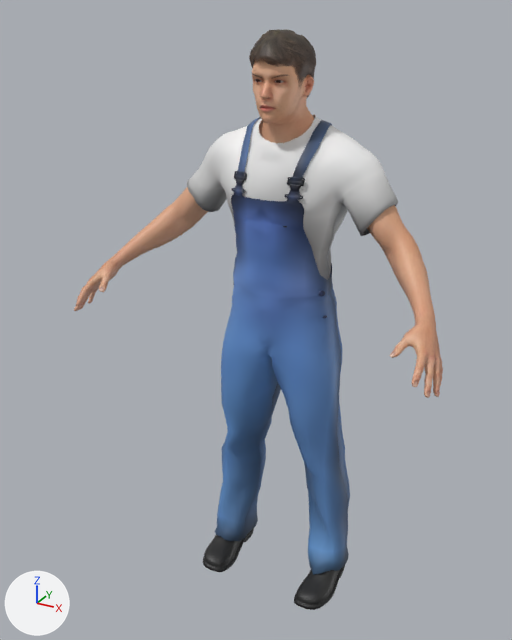
An edit to the FBX model assets/models/adrian.fbx, drawn before and after from the same camera.
Rendered twice from a 50 mm camera at (1.08, -2.21, 2.2) aimed at (-0.05, -0.15, 1.17). Every picture has the same lights, and +X, +Y and +Z are marked at lower left. The older version comes first. Where no turn or scale is listed for an object, it has been applied to the vertices.

Objects in the first picture: 'adrian_body', 'adrian_body.male_worksuit01', 'adrian_body.shoes04', 'adrian_body.short02'.
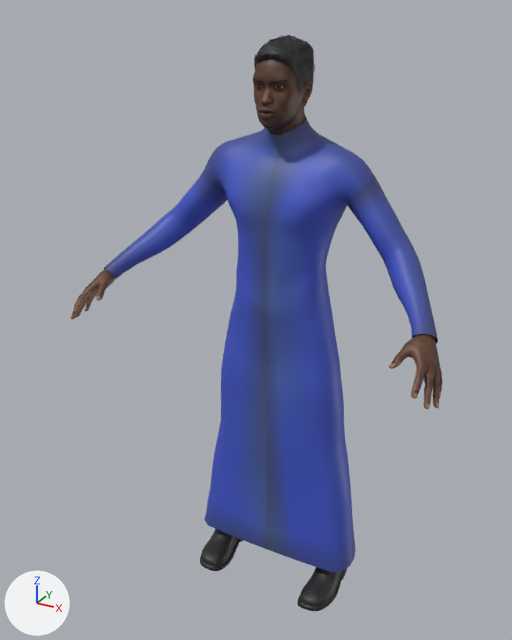
Boxes [x1, y1, x2, y2] around the edits, measured in the pictures (512 x 640 px; the box of a moved part takes in the faces that stretch with it):
'adrian_body.maciekg_wizard_robe', added (blue): after [104, 116, 438, 572]
'adrian_body.male_worksuit01', deleted: before [187, 114, 398, 575]
'adrian_body', surface changed, reshaped: before [74, 60, 443, 398]; after [71, 59, 443, 409]
'adrian_body.shoes04', reshaped: before [203, 528, 345, 610]; after [200, 529, 347, 611]
'adrian_body.short02', reshaped (9% narrower): before [249, 29, 316, 98]; after [254, 35, 315, 106]
part 3 of me_shoes04_003, moved or reshaped: before [294, 566, 345, 610]; after [297, 567, 347, 611]
part 4 of me_shoes04_003, moved or reshaped: before [203, 528, 254, 572]; after [200, 529, 243, 571]

Edits to the bpy script that builds the scene:
```text
Change mat_adrian_body_body_fbx:
    mat_adrian_body_body_fbx.texture: img_young_lightskinned_male_diffuse_png_1024_png -> img_young_darkskinned_male_diffuse_png_1024_png
Change me_base_016:
    remove me_base_016.from_pydata(...)  # 8428 vertices, 8384 faces; spans x -0.682..0.682, y -0.452..0.068, z 1.172..2.126
    add me_base_016.from_pydata(...)  # 7706 vertices, 7622 faces; spans x -0.688..0.688, y -0.468..0.052, z 0.198..2.108
    me_base_016 part 1: 10 vertices moved within x -0.664..0.664, y -0.41..-0.061, z 1.203..1.982; 8409 vertices removed from x -0.682..0.682, y -0.452..0.068, z 1.172..2.126; 7647 vertices added at x -0.688..0.688, y -0.468..0.052, z 1.144..2.108
    other edits to the shape of me_base_016 do not show in these pictures
Change me_shoes04_003:
    remove me_shoes04_003.from_pydata(...)  # 1722 vertices, 1660 faces; spans x -0.295..0.295, y -0.252..0.078, z -0.003..0.268
    add me_shoes04_003.from_pydata(...)  # 1722 vertices, 1660 faces; spans x -0.307..0.307, y -0.254..0.074, z -0.004..0.27
    me_shoes04_003 part 3: the loose piece of 717 vertices spanning x 0.158..0.295, y -0.252..0.078, z -0.003..0.129 is multiplied about its middle by the matrix ((0.962, -0.001, 0.007), (0.023, 0.993, -0.007), (-0.001, 0.0, 1.026)), then moved by (0.016, -0.003, 0.001)
    me_shoes04_003 part 4: the loose piece of 717 vertices spanning x -0.295..-0.158, y -0.252..0.078, z -0.003..0.129 is multiplied about its middle by the matrix ((0.962, 0.001, -0.007), (-0.023, 0.993, -0.007), (0.001, 0.0, 1.026)), then moved by (-0.016, -0.003, 0.001)
    other edits to the shape of me_shoes04_003 do not show in these pictures
Change me_short02_002:
    remove me_short02_002.from_pydata(...)  # 1755 vertices, 1672 faces; spans x -0.104..0.098, y -0.195..0.055, z 1.912..2.144
    remove me_short02_002.materials.append(mat_adrian_body_short02_fbx)  # picture img_short02_diffuse_png_512_png
    add me_short02_002.from_pydata(...)  # 2984 vertices, 1839 faces; spans x -0.088..0.087, y -0.165..0.064, z 1.889..2.128
    me_short02_002 part 2: 1 vertex moved within x -0.032, y 0.028, z 1.936; 1753 vertices removed from x -0.104..0.098, y -0.195..0.055, z 1.912..2.144; 2982 vertices added at x -0.088..0.087, y -0.165..0.064, z 1.889..2.128
    add me_short02_002.materials.append(mat_adrian_body_short01_fbx)  # picture img_short01_diffuse_png_512_png
Remove ob_adrian_body_male_worksuit01:
    ob_adrian_body_male_worksuit01 = bpy.data.objects.new('adrian_body.male_worksuit01', me_male_worksuit01)
Add ob_adrian_body_maciekg_wizard_robe:
    ob_adrian_body_maciekg_wizard_robe = bpy.data.objects.new('adrian_body.maciekg_wizard_robe', me_mage_robe)  # 1993 vertices, 1952 faces; spans x -0.63..0.63, y -0.31..0.12, z 0.14..1.88; in mat_adrian_body_maciekg_wizard_robe_fbx (picture img_mage_robe_diffuse_png_16_png)
    ob_adrian_body_maciekg_wizard_robe.location = (0.0, 0.0, 0.0)
```
